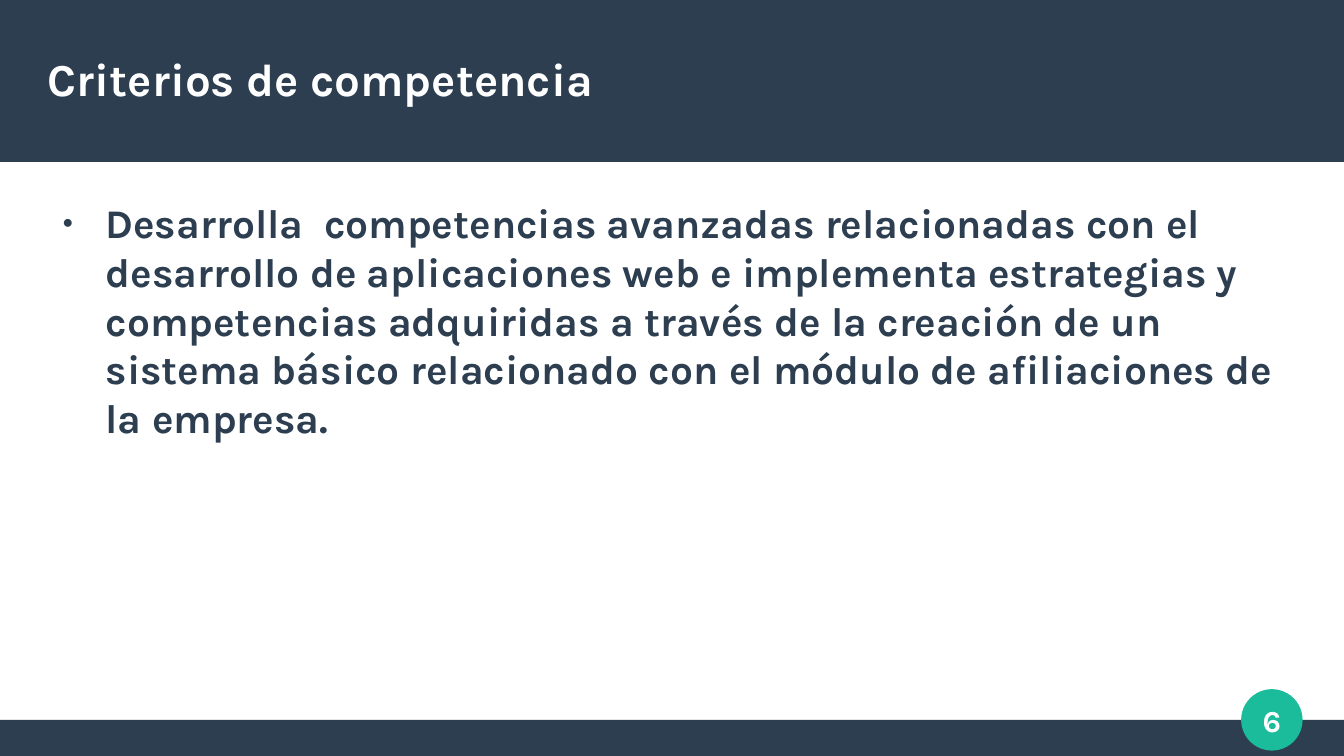
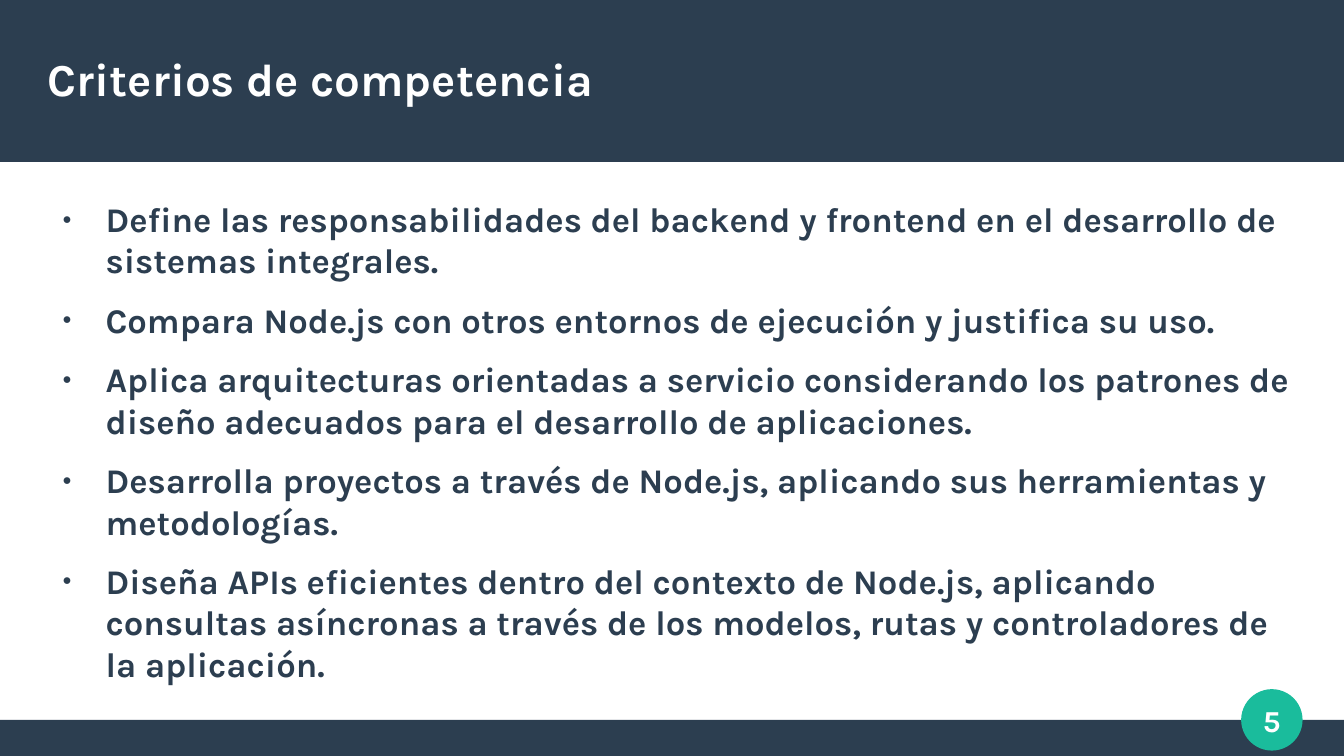
Before and after one commit to LuxyKolink/SyH-Cursos, a slide deck: slide 5 of Presentación curso.odp (slide 6 before the commit). Drawn at 1344x756 pixels with LibreOffice and Linux fonts; fonts in the diff are those of the drawing. Boxes give left, top, right and bottom in pixels: in the first picture for what was removed or moved away, otherwise in the second. Text is boxed around its words. In the diff, an @@ line names an element or a change of style, - is before the commit and + after.

```diff
--- a/Presentación curso.odp
+++ b/Presentación curso.odp
@@ text at box(106, 207, 1289, 685): text changed; size 24 to 20.4 pt @@
-● Desarrolla competencias avanzadas relacionadas con el desarrollo de aplicaciones web e implementa estrategias y competencias adquiridas a través de la creación de un sistema básico relacionado con el módulo de afiliaciones de la empresa.
+● Define las responsabilidades del backend y frontend en el desarrollo de sistemas integrales.
+● Compara Node.js con otros entornos de ejecución y justifica su uso.
+● Aplica arquitecturas orientadas a servicio considerando los patrones de diseño adecuados para el desarrollo de aplicaciones.
+● Desarrolla proyectos a través de Node.js, aplicando sus herramientas y metodologías.
+● Diseña APIs eficientes dentro del contexto de Node.js, aplicando consultas asíncronas a través de los modelos, rutas y controladores de la aplicación.
@@ page number at box(1263, 712, 1281, 733): text changed @@
-6
+5
```
Also in this commit, not shown: 4 slides added, 1 slide removed, 15 other files.
